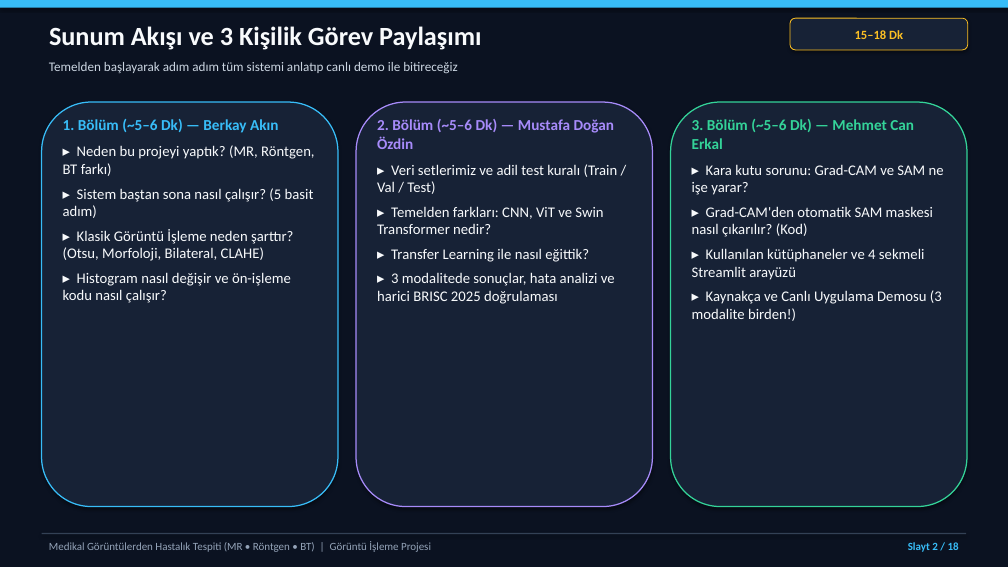
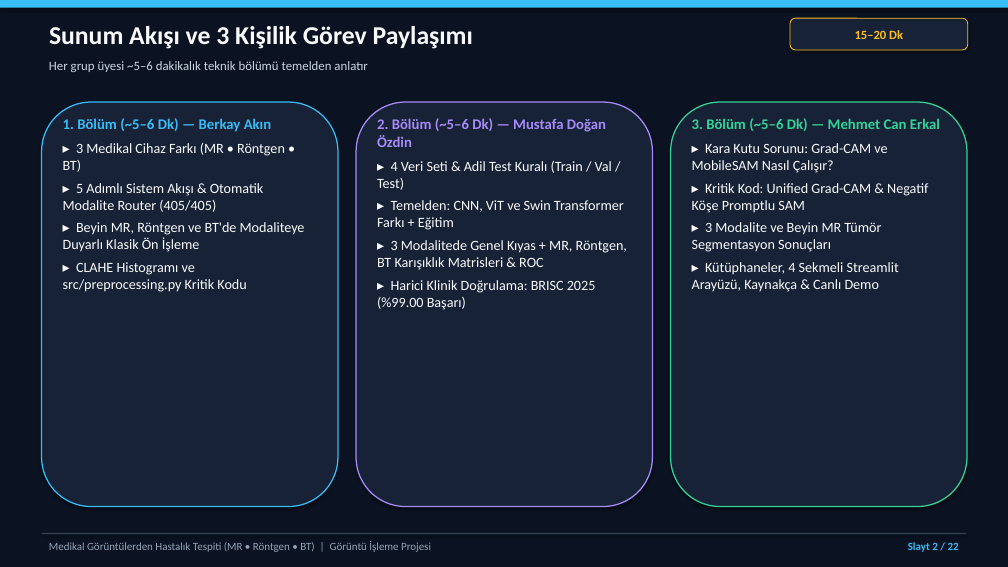
Before and after one commit to berkay01akin/medeical_disase_dedect, a slide deck: slide 2 of docs/Sunum_Medikal_Goruntu_Tespiti.pptx. Drawn at 1008x567 pixels with LibreOffice and Linux fonts; fonts in the diff are those of the drawing. Boxes give left, top, right and bottom in pixels: in the first picture for what was removed or moved away, otherwise in the second. Text is boxed around its words. In the diff, an @@ line names an element or a change of style, - is before the commit and + after.

```diff
--- a/docs/Sunum_Medikal_Goruntu_Tespiti.pptx
+++ b/docs/Sunum_Medikal_Goruntu_Tespiti.pptx
@@ text "Sunum Akışı ve 3 Kişilik ..." at bbox=[49, 26, 473, 49]: size 25 to 24.5 pt @@
@@ text in rounded rectangle at bbox=[855, 30, 903, 39]: text changed @@
-15–18 Dk
+15–20 Dk
@@ text at bbox=[49, 61, 367, 72]: text changed; size 12.5 to 12.2 pt @@
-Temelden başlayarak adım adım tüm sistemi anlatıp canlı demo ile bitireceğiz
+Her grup üyesi ~5–6 dakikalık teknik bölümü temelden anlatır
@@ text at bbox=[63, 118, 271, 132]: size 14.5 to 14 pt in "1. Bölüm (~5–6 Dk) — Berkay Akın"; less space between paragraphs @@
@@ text at bbox=[377, 118, 606, 147]: size 14.5 to 14 pt in "2. Bölüm (~5–6 Dk) — Mustafa Doğan ..."; less space between paragraphs @@
@@ text at bbox=[692, 118, 940, 131]: size 14.5 to 14 pt in "3. Bölüm (~5–6 Dk) — Mehmet Can ..."; less space between paragraphs @@
@@ text at bbox=[63, 143, 305, 292]: text changed; size 14 to 13.5 pt @@
-▸ Neden bu projeyi yaptık? (MR, Röntgen, BT farkı)
-▸ Sistem baştan sona nasıl çalışır? (5 basit adım)
-▸ Klasik Görüntü İşleme neden şarttır? (Otsu, Morfoloji, Bilateral, CLAHE)
-▸ Histogram nasıl değişir ve ön-işleme kodu nasıl çalışır?
+▸ 3 Medikal Cihaz Farkı (MR • Röntgen • BT)
+▸ 5 Adımlı Sistem Akışı & Otomatik Modalite Router (405/405)
+▸ Beyin MR, Röntgen ve BT'de Modaliteye Duyarlı Klasik Ön İşleme
+▸ CLAHE Histogramı ve src/preprocessing.py Kritik Kodu
@@ text at bbox=[692, 143, 928, 292]: text changed; size 14 to 13.5 pt @@
-▸ Kara kutu sorunu: Grad-CAM ve SAM ne işe yarar?
-▸ Grad-CAM'den otomatik SAM maskesi nasıl çıkarılır? (Kod)
-▸ Kullanılan kütüphaneler ve 4 sekmeli Streamlit arayüzü
-▸ Kaynakça ve Canlı Uygulama Demosu (3 modalite birden!)
+▸ Kara Kutu Sorunu: Grad-CAM ve MobileSAM Nasıl Çalışır?
+▸ Kritik Kod: Unified Grad-CAM & Negatif Köşe Promptlu SAM
+▸ 3 Modalite ve Beyin MR Tümör Segmentasyon Sonuçları
+▸ Kütüphaneler, 4 Sekmeli Streamlit Arayüzü, Kaynakça & Canlı Demo
@@ text at bbox=[377, 161, 627, 310]: text changed; size 14 to 13.5 pt @@
-▸ Veri setlerimiz ve adil test kuralı (Train / Val / Test)
-▸ Temelden farkları: CNN, ViT ve Swin Transformer nedir?
-▸ Transfer Learning ile nasıl eğittik?
-▸ 3 modalitede sonuçlar, hata analizi ve harici BRISC 2025 doğrulaması
+▸ 4 Veri Seti & Adil Test Kuralı (Train / Val / Test)
+▸ Temelden: CNN, ViT ve Swin Transformer Farkı + Eğitim
+▸ 3 Modalitede Genel Kıyas + MR, Röntgen, BT Karışıklık Matrisleri & ROC
+▸ Harici Klinik Doğrulama: BRISC 2025 (%99.00 Başarı)
@@ text at bbox=[908, 542, 959, 552]: text changed @@
-Slayt 2 / 18
+Slayt 2 / 22
```
Also in this commit, not shown: 15 other slides changed, 6 slides added, 2 slides removed, 6 other files.
